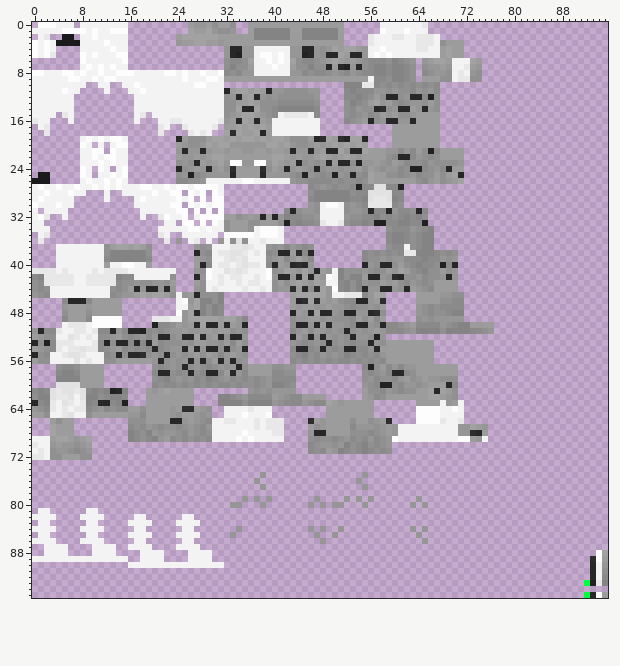
File history of a sprite sheet, BlockBench Models/Textures/Snep/SnowLeopardFemaleOrganic.png. Above: the version before the commit.
The file is 96x96 pixels. Colours within 5 levels of each other are drawn and written as one.
Now the later version:
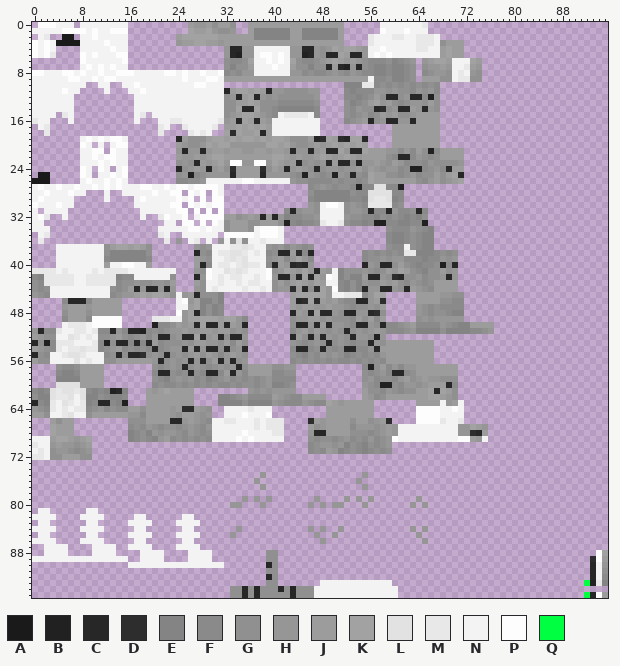
Palette (. is transparent): A #1a1a1b  B #212121  C #272727  D #2d2d2d  E #848484  F #8a8a8a  G #909090  H #969696  J #9c9c9c  K #a2a2a2  L #e2e2e2  M #e8e8e8  N #f3f3f3  P #fdfdfd  Q #01ff41
Edits made:
@@ x 31..62 @@
 87 ................................
-88 ................................
-89 ................................
-90 N...............................
-91 ................................
-92 ................................
-93 ................................
-94 ................................
-95 ................................
+88 ........GG......................
+89 ........GG......................
+90 N.......CG......................
+91 ........GG......................
+92 ........CG......................
+93 ........GG.......NNNNNNNNNNNN...
+94 ..GGCGCGGGCGCGGGNNNNNNNNNNNNNN..
+95 ..GGCGCGGGGGCGGGNNNNNNNNNNNNNN..
Changed places in both pictures, as pixel boxes (x1, y1, x2, y2):
added: (230, 550, 398, 598)
